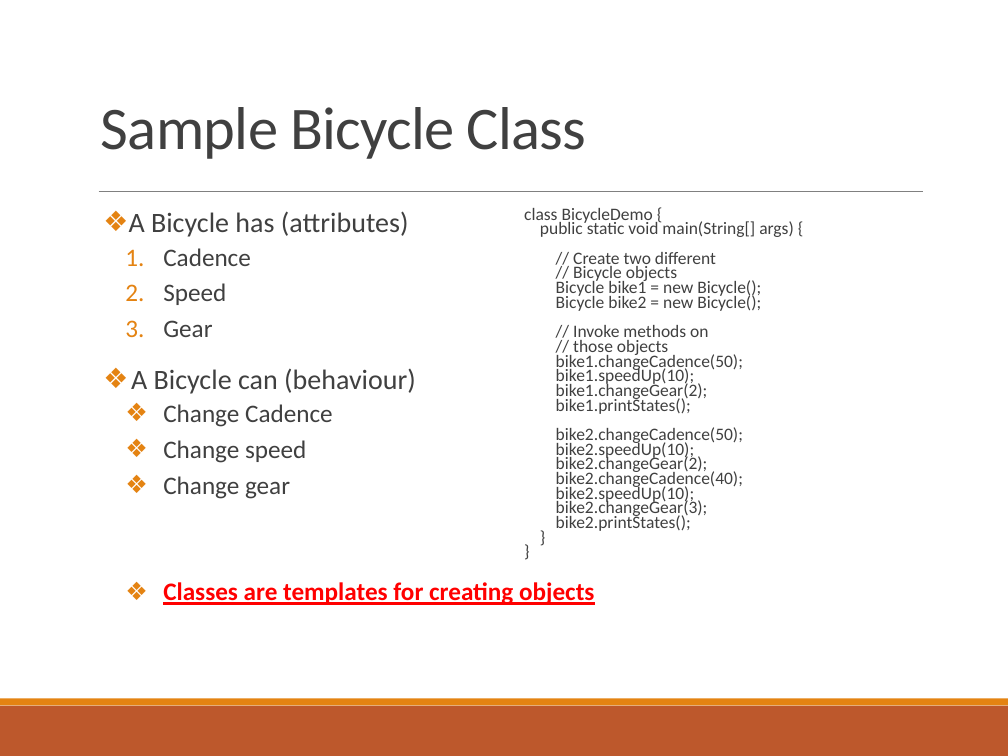
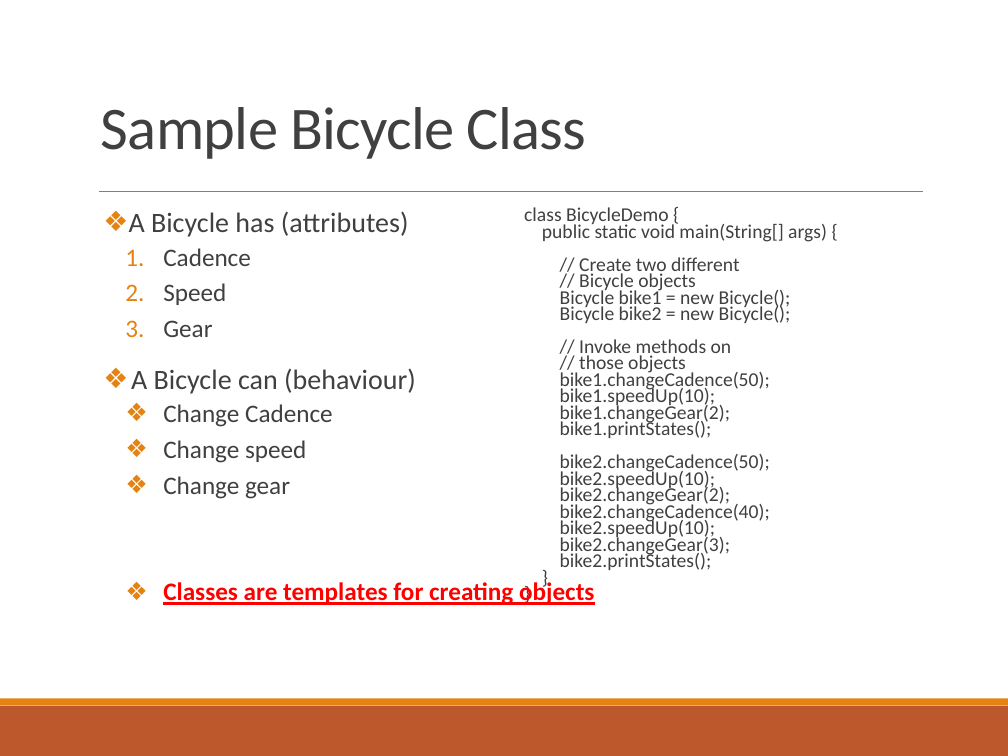
Before and after one commit to deeperj/dillinger, a slide deck: slide 5 of thesis/ukapp2/wqu_isc/sofware_design/Lesson 1 - Java.pptx. Drawn at 1008x756 pixels with LibreOffice and Linux fonts; fonts in the diff are those of the drawing. Boxes give left, top, right and bottom in pixels: in the first picture for what was removed or moved away, otherwise in the second. Text is boxed around its words. In the diff, an @@ line names an element or a change of style, - is before the commit and + after.

```diff
--- a/thesis/ukapp2/wqu_isc/sofware_design/Lesson 1 - Java.pptx
+++ b/thesis/ukapp2/wqu_isc/sofware_design/Lesson 1 - Java.pptx
@@ text "class BicycleDemo {" at bbox=[524, 207, 827, 570]: size 12.5 to 14 pt @@
```
Also in this commit, not shown: 2 other slides changed, 5 other files.
